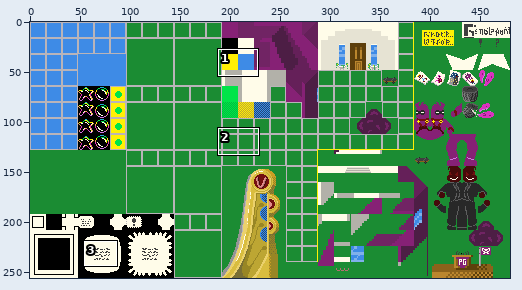
Two versions of one sprite sheet, Chains of Memory/ChipSet/percyworld.png. The picture above shows the old version from afar; the outline marks the close-up.
Close-up. Before the edit:
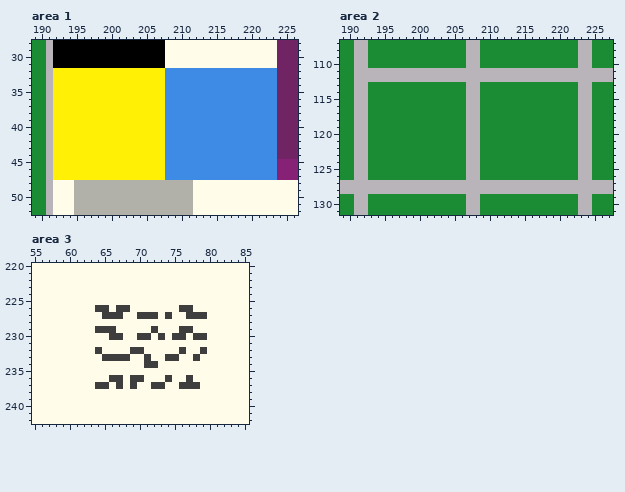
The file is 480x256 pixels. Shown: area 1: x 189..226, y 28..52; area 2: x 189..227, y 107..131; area 3: x 55..85, y 220..242. The commit also changed other parts of the picture, which this record leaves out.
New version:
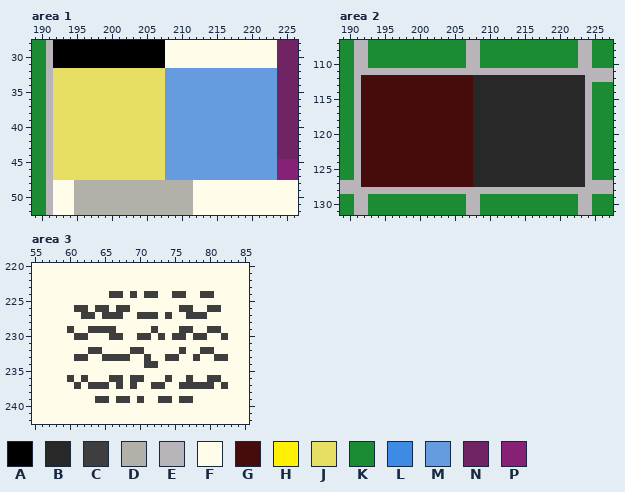
Palette (. is transparent): A #000000  B #282828  C #3e3e3e  D #b2b1a9  E #b9b4b9  F #fffce9  G #460b0b  H #fff005  J #e7df64  K #1b8c33  L #3e8be6  M #649cdf  N #712464  P #862175
Changes in this commit:
--- area 1
@@ x 189..226 @@
 31 KKEAAAAAAAAAAAAAAAAFFFFFFFFFFFFFFFFNNN
-32 KKEHHHHHHHHHHHHHHHHLLLLLLLLLLLLLLLLNNN
-33 KKEHHHHHHHHHHHHHHHHLLLLLLLLLLLLLLLLNNN
-34 KKEHHHHHHHHHHHHHHHHLLLLLLLLLLLLLLLLNNN
-35 KKEHHHHHHHHHHHHHHHHLLLLLLLLLLLLLLLLNNN
-36 KKEHHHHHHHHHHHHHHHHLLLLLLLLLLLLLLLLNNN
-37 KKEHHHHHHHHHHHHHHHHLLLLLLLLLLLLLLLLNNN
-38 KKEHHHHHHHHHHHHHHHHLLLLLLLLLLLLLLLLNNN
-39 KKEHHHHHHHHHHHHHHHHLLLLLLLLLLLLLLLLNNN
-40 KKEHHHHHHHHHHHHHHHHLLLLLLLLLLLLLLLLNNN
-41 KKEHHHHHHHHHHHHHHHHLLLLLLLLLLLLLLLLNNN
-42 KKEHHHHHHHHHHHHHHHHLLLLLLLLLLLLLLLLNNN
-43 KKEHHHHHHHHHHHHHHHHLLLLLLLLLLLLLLLLNNN
-44 KKEHHHHHHHHHHHHHHHHLLLLLLLLLLLLLLLLNNN
-45 KKEHHHHHHHHHHHHHHHHLLLLLLLLLLLLLLLLPPP
-46 KKEHHHHHHHHHHHHHHHHLLLLLLLLLLLLLLLLPPP
-47 KKEHHHHHHHHHHHHHHHHLLLLLLLLLLLLLLLLPPP
+32 KKEJJJJJJJJJJJJJJJJMMMMMMMMMMMMMMMMNNN
+33 KKEJJJJJJJJJJJJJJJJMMMMMMMMMMMMMMMMNNN
+34 KKEJJJJJJJJJJJJJJJJMMMMMMMMMMMMMMMMNNN
+35 KKEJJJJJJJJJJJJJJJJMMMMMMMMMMMMMMMMNNN
+36 KKEJJJJJJJJJJJJJJJJMMMMMMMMMMMMMMMMNNN
+37 KKEJJJJJJJJJJJJJJJJMMMMMMMMMMMMMMMMNNN
+38 KKEJJJJJJJJJJJJJJJJMMMMMMMMMMMMMMMMNNN
+39 KKEJJJJJJJJJJJJJJJJMMMMMMMMMMMMMMMMNNN
+40 KKEJJJJJJJJJJJJJJJJMMMMMMMMMMMMMMMMNNN
+41 KKEJJJJJJJJJJJJJJJJMMMMMMMMMMMMMMMMNNN
+42 KKEJJJJJJJJJJJJJJJJMMMMMMMMMMMMMMMMNNN
+43 KKEJJJJJJJJJJJJJJJJMMMMMMMMMMMMMMMMNNN
+44 KKEJJJJJJJJJJJJJJJJMMMMMMMMMMMMMMMMNNN
+45 KKEJJJJJJJJJJJJJJJJMMMMMMMMMMMMMMMMPPP
+46 KKEJJJJJJJJJJJJJJJJMMMMMMMMMMMMMMMMPPP
+47 KKEJJJJJJJJJJJJJJJJMMMMMMMMMMMMMMMMPPP
 48 KKEFFFDDDDDDDDDDDDDDDDDFFFFFFFFFFFFFFF
--- area 2
@@ x 189..227 @@
 111 KKEEEEEEEEEEEEEEEEEEEEEEEEEEEEEEEEEEEEE
-112 KKEEEEEEEEEEEEEEEEEEEEEEEEEEEEEEEEEEEEE
-113 KKEEKKKKKKKKKKKKKKEEKKKKKKKKKKKKKKEEKKK
-114 KKEEKKKKKKKKKKKKKKEEKKKKKKKKKKKKKKEEKKK
-115 KKEEKKKKKKKKKKKKKKEEKKKKKKKKKKKKKKEEKKK
-116 KKEEKKKKKKKKKKKKKKEEKKKKKKKKKKKKKKEEKKK
-117 KKEEKKKKKKKKKKKKKKEEKKKKKKKKKKKKKKEEKKK
-118 KKEEKKKKKKKKKKKKKKEEKKKKKKKKKKKKKKEEKKK
-119 KKEEKKKKKKKKKKKKKKEEKKKKKKKKKKKKKKEEKKK
-120 KKEEKKKKKKKKKKKKKKEEKKKKKKKKKKKKKKEEKKK
-121 KKEEKKKKKKKKKKKKKKEEKKKKKKKKKKKKKKEEKKK
-122 KKEEKKKKKKKKKKKKKKEEKKKKKKKKKKKKKKEEKKK
-123 KKEEKKKKKKKKKKKKKKEEKKKKKKKKKKKKKKEEKKK
-124 KKEEKKKKKKKKKKKKKKEEKKKKKKKKKKKKKKEEKKK
-125 KKEEKKKKKKKKKKKKKKEEKKKKKKKKKKKKKKEEKKK
-126 KKEEKKKKKKKKKKKKKKEEKKKKKKKKKKKKKKEEKKK
-127 EEEEEEEEEEEEEEEEEEEEEEEEEEEEEEEEEEEEEEE
+112 KKEGGGGGGGGGGGGGGGGBBBBBBBBBBBBBBBBEEEE
+113 KKEGGGGGGGGGGGGGGGGBBBBBBBBBBBBBBBBEKKK
+114 KKEGGGGGGGGGGGGGGGGBBBBBBBBBBBBBBBBEKKK
+115 KKEGGGGGGGGGGGGGGGGBBBBBBBBBBBBBBBBEKKK
+116 KKEGGGGGGGGGGGGGGGGBBBBBBBBBBBBBBBBEKKK
+117 KKEGGGGGGGGGGGGGGGGBBBBBBBBBBBBBBBBEKKK
+118 KKEGGGGGGGGGGGGGGGGBBBBBBBBBBBBBBBBEKKK
+119 KKEGGGGGGGGGGGGGGGGBBBBBBBBBBBBBBBBEKKK
+120 KKEGGGGGGGGGGGGGGGGBBBBBBBBBBBBBBBBEKKK
+121 KKEGGGGGGGGGGGGGGGGBBBBBBBBBBBBBBBBEKKK
+122 KKEGGGGGGGGGGGGGGGGBBBBBBBBBBBBBBBBEKKK
+123 KKEGGGGGGGGGGGGGGGGBBBBBBBBBBBBBBBBEKKK
+124 KKEGGGGGGGGGGGGGGGGBBBBBBBBBBBBBBBBEKKK
+125 KKEGGGGGGGGGGGGGGGGBBBBBBBBBBBBBBBBEKKK
+126 KKEGGGGGGGGGGGGGGGGBBBBBBBBBBBBBBBBEKKK
+127 EEEGGGGGGGGGGGGGGGGBBBBBBBBBBBBBBBBEEEE
 128 EEEEEEEEEEEEEEEEEEEEEEEEEEEEEEEEEEEEEEE
--- area 3
@@ x 55..85 @@
 223 FFFFFFFFFFFFFFFFFFFFFFFFFFFFFFF
-224 FFFFFFFFFFFFFFFFFFFFFFFFFFFFFFF
+224 FFFFFFFFFFFCCFCFCCFFCCFFCCFFFFF
 225 FFFFFFFFFFFFFFFFFFFFFFFFFFFFFFF
-226 FFFFFFFFFCCFCCFFFFFFFCCFFFFFFFF
-227 FFFFFFFFFFCCCFFCCCFCFFCCCFFFFFF
+226 FFFFFFCCFCCFCCFFFFFFFCCFFCCFFFF
+227 FFFFFFFCCFCCCFFCCCFCFFCCCFFFFFF
 228 FFFFFFFFFFFFFFFFFFFFFFFFFFFFFFF
-229 FFFFFFFFFCCCFFFFFCFFFCCFFFFFFFF
-230 FFFFFFFFFFFCCFFCCFCFCCFCCFFFFFF
+229 FFFFFCFFCCCCFFFFFCFFFCCFFCCFFFF
+230 FFFFFFCCFFFCCFFCCFCFCCFCCFFCFFF
 231 FFFFFFFFFFFFFFFFFFFFFFFFFFFFFFF
-232 FFFFFFFFFCFFFFCCFFFFFCFFCFFFFFF
-233 FFFFFFFFFFCCCCFFCFFCCFFCFFFFFFF
+232 FFFFFFFFCCFFFFCCFFFFFCFFCCFFFFF
+233 FFFFFFCCFFCCCCFFCFFCCFFCFFCCFFF
 234 FFFFFFFFFFFFFFFFCCFFFFFFFFFFFFF
 235 FFFFFFFFFFFFFFFFFFFFFFFFFFFFFFF
-236 FFFFFFFFFFFCCFCCFFFCFFCFFFFFFFF
-237 FFFFFFFFFCCFCFCFFCCFFCCCFFFFFFF
+236 FFFFFCFCFFFCCFCCFFFCFFCFFCCFFFF
+237 FFFFFFCFCCCFCFCFFCCFFCCCCCFCFFF
 238 FFFFFFFFFFFFFFFFFFFFFFFFFFFFFFF
-239 FFFFFFFFFFFFFFFFFFFFFFFFFFFFFFF
+239 FFFFFFFFFCCFCCFCFFCCFCCFFFFFFFF
 240 FFFFFFFFFFFFFFFFFFFFFFFFFFFFFFF
